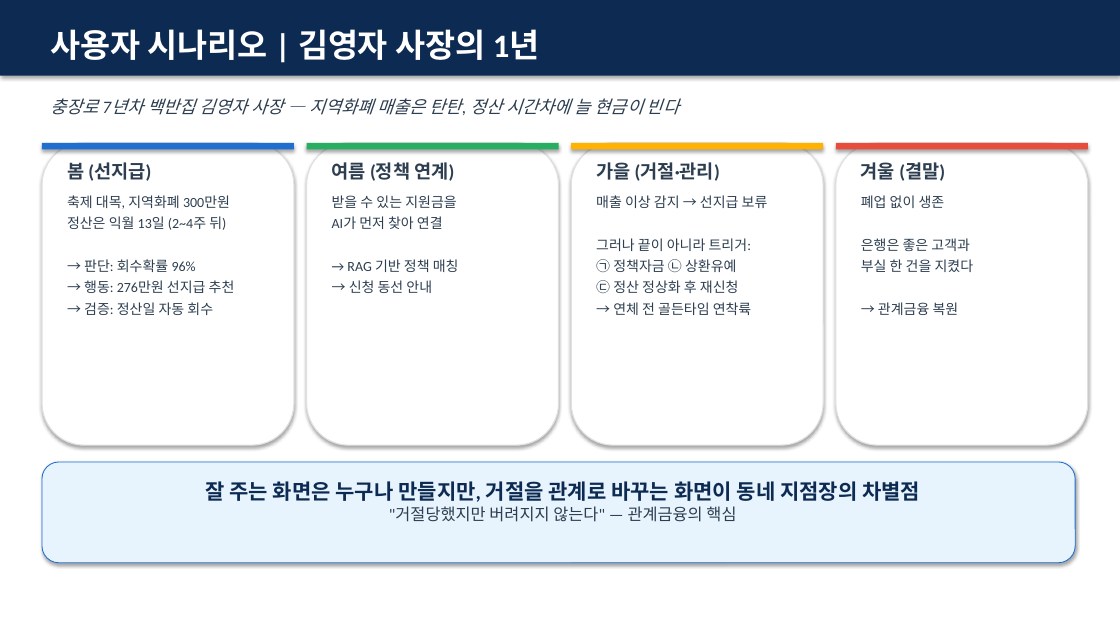
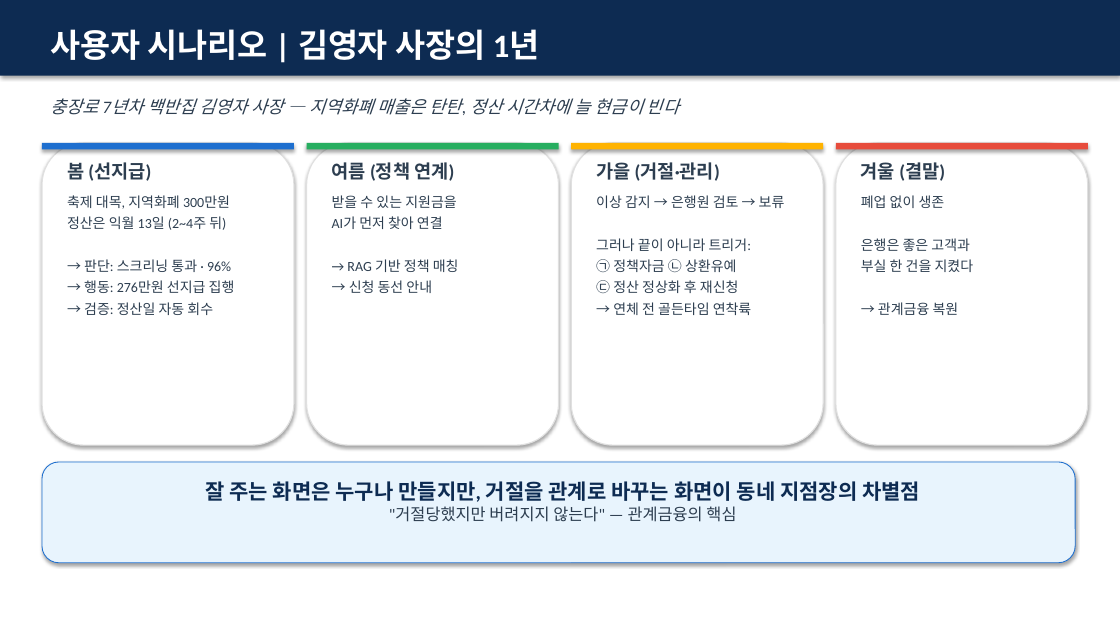
Before and after one commit to BBuSang/JB-Fin-AI-Challenge, a slide deck: slide 7 of 내일은행_MVP제안서_발표.pptx. Drawn at 1120x630 pixels with LibreOffice and Linux fonts; fonts in the diff are those of the drawing. Boxes give left, top, right and bottom in pixels: in the first picture for what was removed or moved away, otherwise in the second. Text is boxed around its words. In the diff, an @@ line names an element or a change of style, - is before the commit and + after.

```diff
--- a/내일은행_MVP제안서_발표.pptx
+++ b/내일은행_MVP제안서_발표.pptx
@@ text at [596, 195, 785, 208]: text changed @@
-매출 이상 감지 → 선지급 보류
+이상 감지 → 은행원 검토 → 보류
@@ text at [84, 259, 235, 293]: text changed @@
-→ 판단: 회수확률 96%
-→ 행동: 276만원 선지급 추천
+→ 판단: 스크리닝 통과 · 96%
+→ 행동: 276만원 선지급 집행
```
Also in this commit, not shown: 5 other slides changed, 7 other files.
